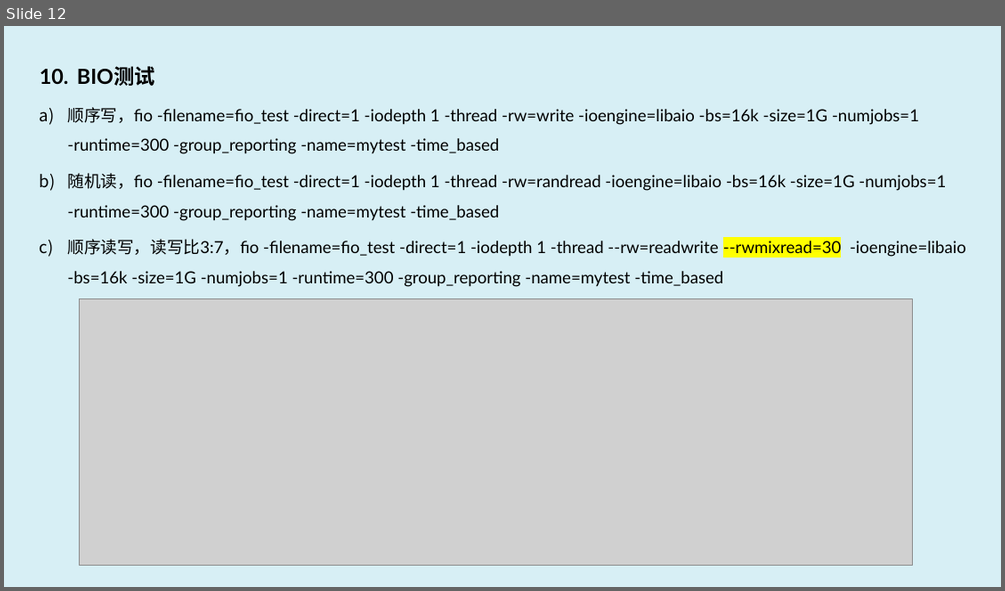
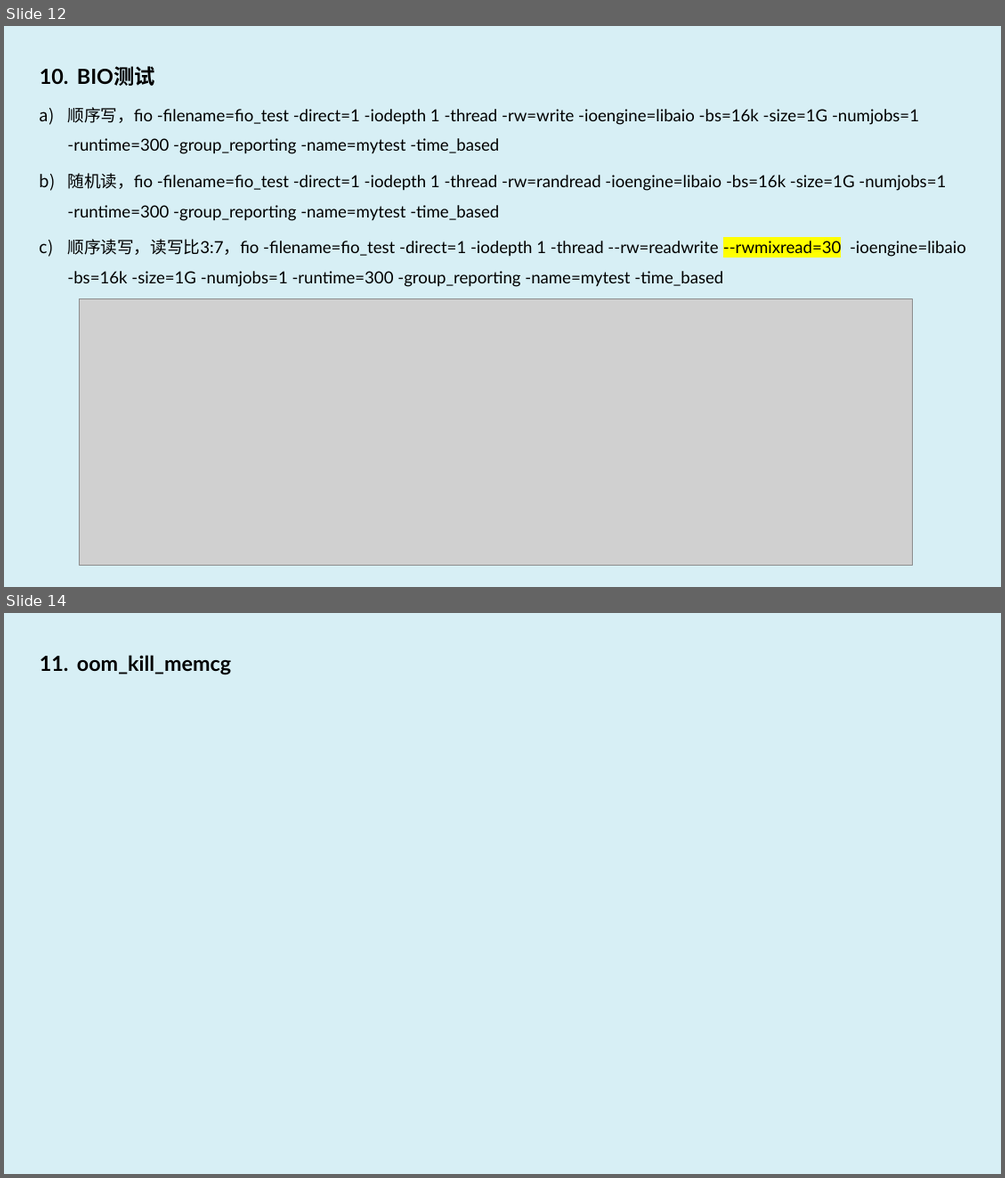
Before and after one commit to luxingwen/x-monitor, a slide deck: doc/x-monitor.eBPF Observe & Profiling.pptx. Shown one above the other, each under a label of ours: slide 12 before the commit, slides 12 and 14 after it; the slides between them are not shown. The pictures are 1005x591 and 1005x1178 pixels, drawn with LibreOffice and Linux fonts; fonts in the diff are those of the drawing; grey boxes stand for pictures. Boxes give left, top, right and bottom in pixels: in the first picture for what was removed or moved away, otherwise in the second. Text is boxed around its words. In the diff, an @@ line names an element or a change of style, - is before the commit and + after.

```diff
--- a/doc/x-monitor.eBPF Observe & Profiling.pptx
+++ b/doc/x-monitor.eBPF Observe & Profiling.pptx
@@ slide 14 added at (4,613,1001,1174), background #D7EFF5 @@
@@ text added at (77,655,231,675), 20 pt, text #000000, bold @@
+11. oom_kill_memcg
```
Also in this commit, not shown: 1 slide changed, 7 other files.
